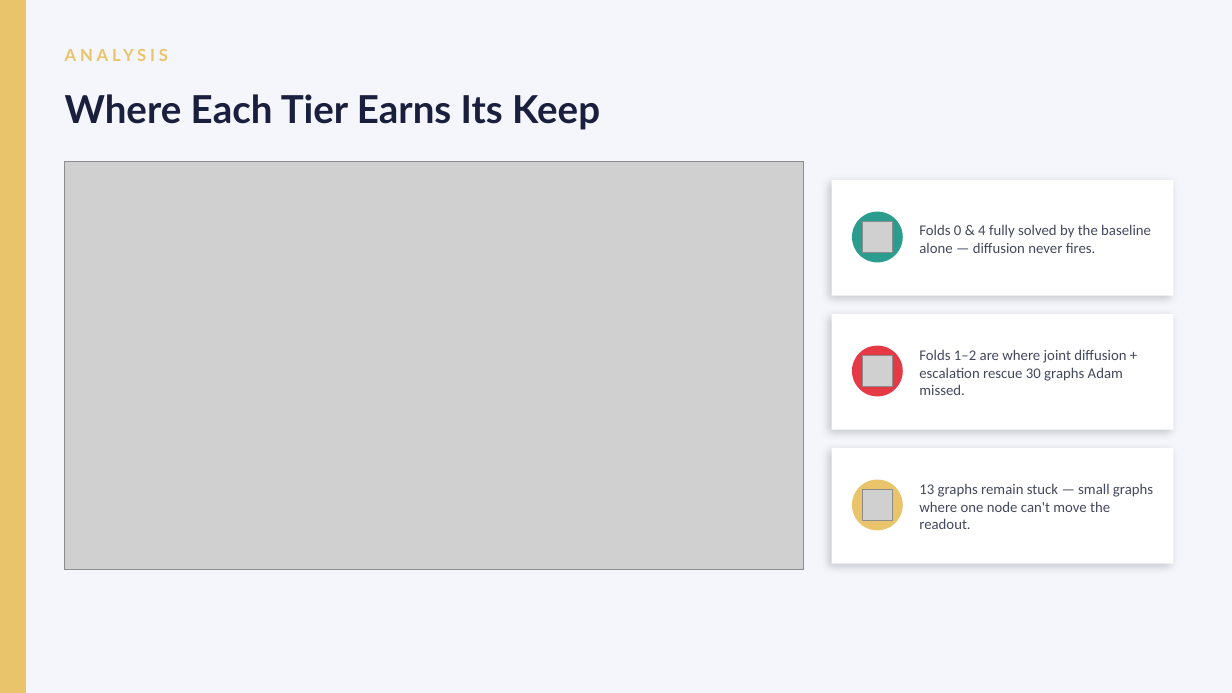
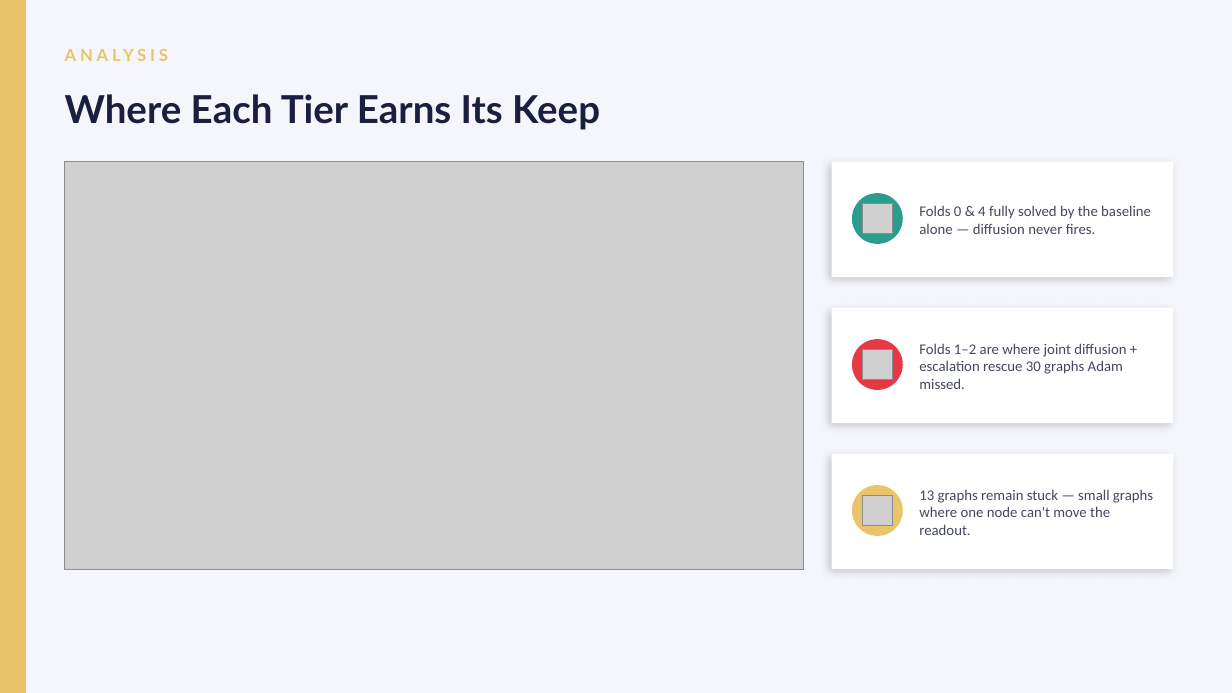
Before and after one commit to 0xKatze/autoresearch-katze, a slide deck: slide 5 of report/N24_diffusion_attack_deck.pptx. Drawn at 1232x693 pixels with LibreOffice and Linux fonts; fonts in the diff are those of the drawing; grey boxes stand for pictures. Boxes give left, top, right and bottom in pixels: in the first picture for what was removed or moved away, otherwise in the second. Text is boxed around its words. In the diff, an @@ line names an element or a change of style, - is before the commit and + after.

```diff
--- a/report/N24_diffusion_attack_deck.pptx
+++ b/report/N24_diffusion_attack_deck.pptx
@@ 1 picture, 1 text, 1 rectangle, 1 ellipse: place and size @@
-1 picture, 1 text, 1 rectangle, 1 ellipse at <box>832,180,1174,296</box>
+1 picture, 1 text, 1 rectangle, 1 ellipse at <box>832,162,1174,277</box>
@@ 1 picture, 1 text, 1 rectangle, 1 ellipse: place and size @@
-1 picture, 1 text, 1 rectangle, 1 ellipse at <box>832,314,1174,430</box>
+1 picture, 1 text, 1 rectangle, 1 ellipse at <box>832,308,1174,423</box>
@@ 1 picture, 1 text, 1 rectangle, 1 ellipse: place and size @@
-1 picture, 1 text, 1 rectangle, 1 ellipse at <box>832,448,1174,564</box>
+1 picture, 1 text, 1 rectangle, 1 ellipse at <box>832,454,1174,569</box>
```
Also in this commit, not shown: 7 other slides changed, 3 other files.
